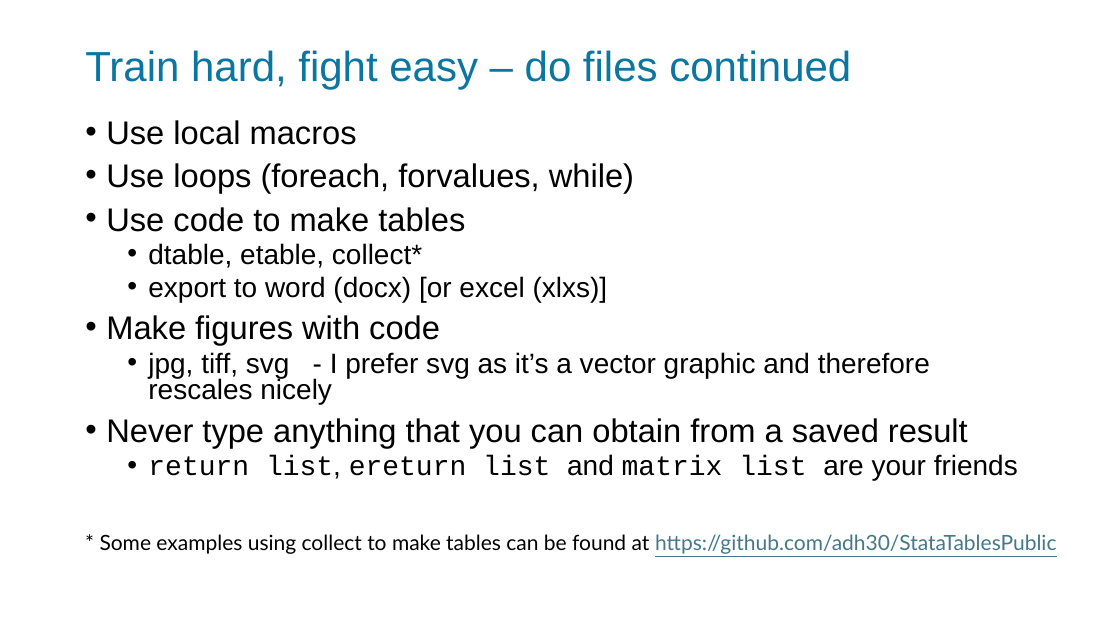
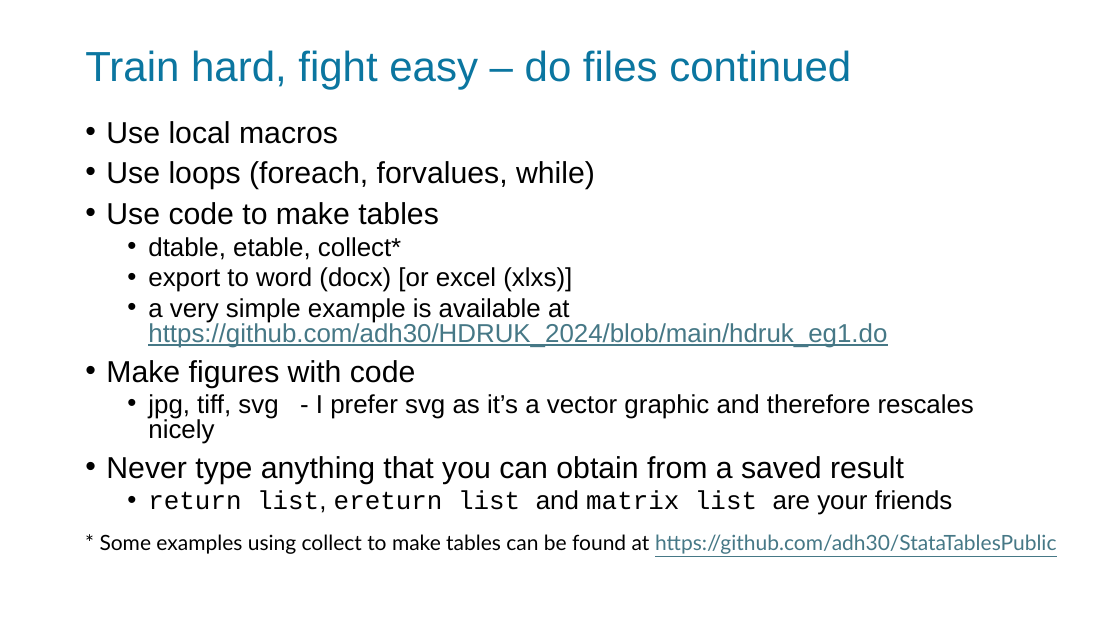
Before and after one commit to adh30/HDRUK_2024, a slide deck: slide 10 of Reproducible_workflows_in_Stata_1.pptx. Drawn at 1120x630 pixels with LibreOffice and Linux fonts; fonts in the diff are those of the drawing. Boxes give left, top, right and bottom in pixels: in the first picture for what was removed or moved away, otherwise in the second. Text is boxed around its words. In the diff, an @@ line names an element or a change of style, - is before the commit and + after.

```diff
--- a/Reproducible_workflows_in_Stata_1.pptx
+++ b/Reproducible_workflows_in_Stata_1.pptx
@@ text at bbox=[106, 121, 974, 515]: size 28 to 25.9 pt in "Use local macros", "Use loops (foreach, forvalues, while)", "Use code to make tables", "Make figures with code" and 1 more places; size 24 to 22.2 pt in "dtable, etable, collect*", "export to word (docx) [or excel (xlxs)]", "jpg, tiff, svg - I prefer svg ...", "return list, ereturn list and matrix list ..." @@
@@ text at bbox=[148, 298, 887, 348]: paragraph added @@
+  • a very simple example is available at https://github.com/adh30/HDRUK_2024/blob/main/hdruk_eg1.do
```
Also in this commit, not shown: 3 other slides changed, 1 slide removed.
